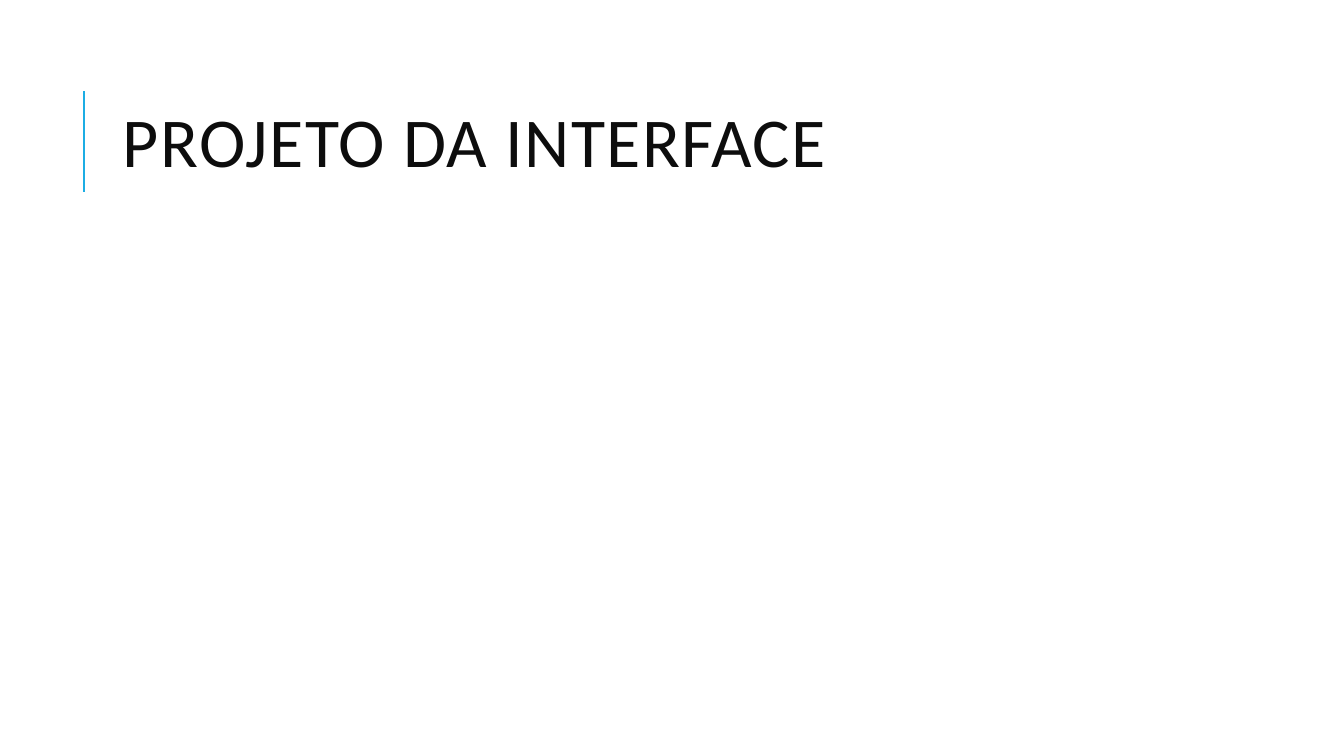
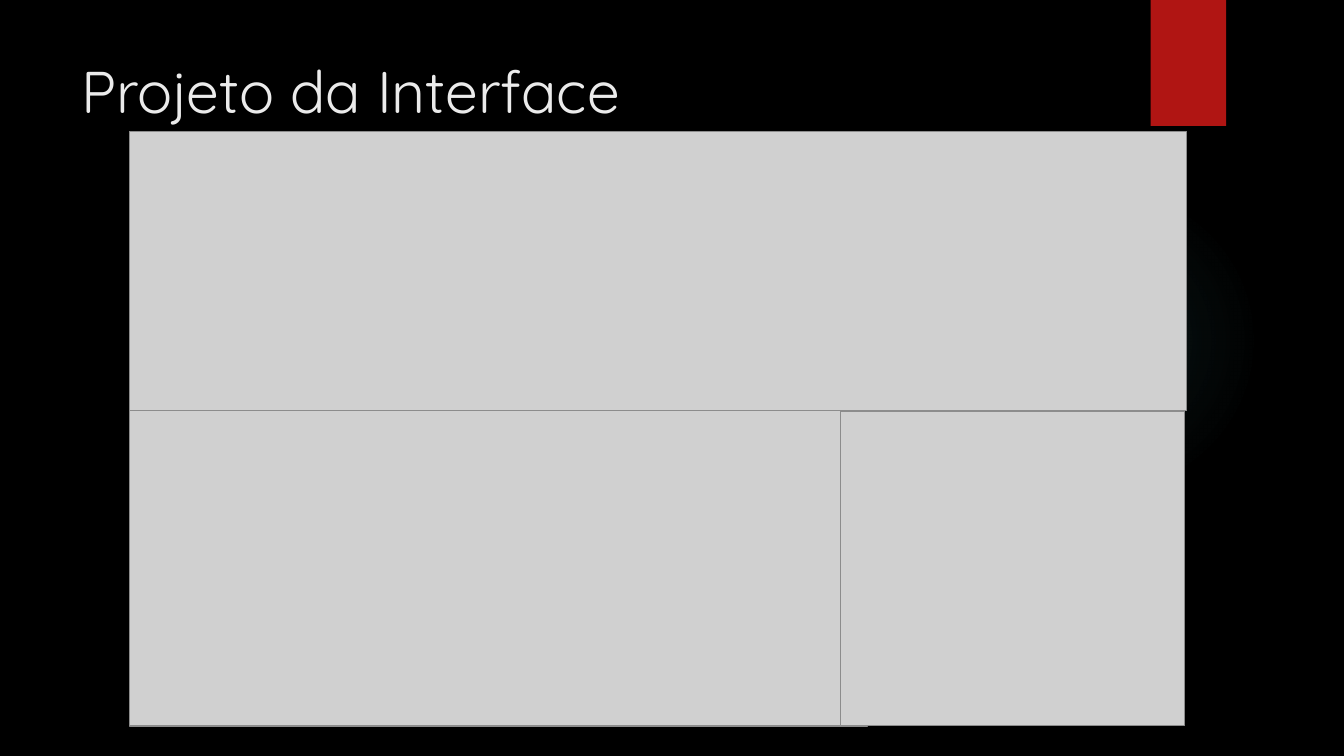
Before and after one commit to ICEI-PUC-Minas-PMGCC-TI/tiaw-pmg-cc-m-20221-tiaw-cuidadores-de-pets-grupo-5, a slide deck: slide 10 of docs/apresentacao/apresentacao - TEMPLATE.pptx (slide 6 before the commit). Drawn at 1344x756 pixels with LibreOffice and Linux fonts; fonts in the diff are those of the drawing; grey boxes stand for pictures; background and template pictures are left out. Boxes give left, top, right and bottom in pixels: in the first picture for what was removed or moved away, otherwise in the second. Text is boxed around its words. In the diff, an @@ line names an element or a change of style, - is before the commit and + after.

```diff
--- a/docs/apresentacao/apresentacao - TEMPLATE.pptx
+++ b/docs/apresentacao/apresentacao - TEMPLATE.pptx
@@ background #FFFFFF to picture (left out) @@
@@ rectangle added at (1150, 0, 1226, 126), fill #B01513 @@
@@ title "Projeto da Interface" at (81, 69, 620, 125): vertical alignment middle to top @@
@@ title at (81, 69, 620, 125): text changed; size 50 to 42 pt; font Calibri to Quicksand; text colour #0D0D0D to #EBEBEB @@
-PROJETO DA INTERFACE
+Projeto da Interface
@@ line removed from (84, 192) to (84, 91) @@
@@ picture added at (130, 131, 1188, 410) @@
@@ ellipse added at (949, 185, 1259, 495), fill gradient #50B9C1 @@
@@ picture added at (129, 411, 867, 727) @@
@@ picture added at (841, 411, 1186, 726) @@
```
Also in this commit, not shown: 4 other slides changed, 7 slides added, 3 slides removed.
